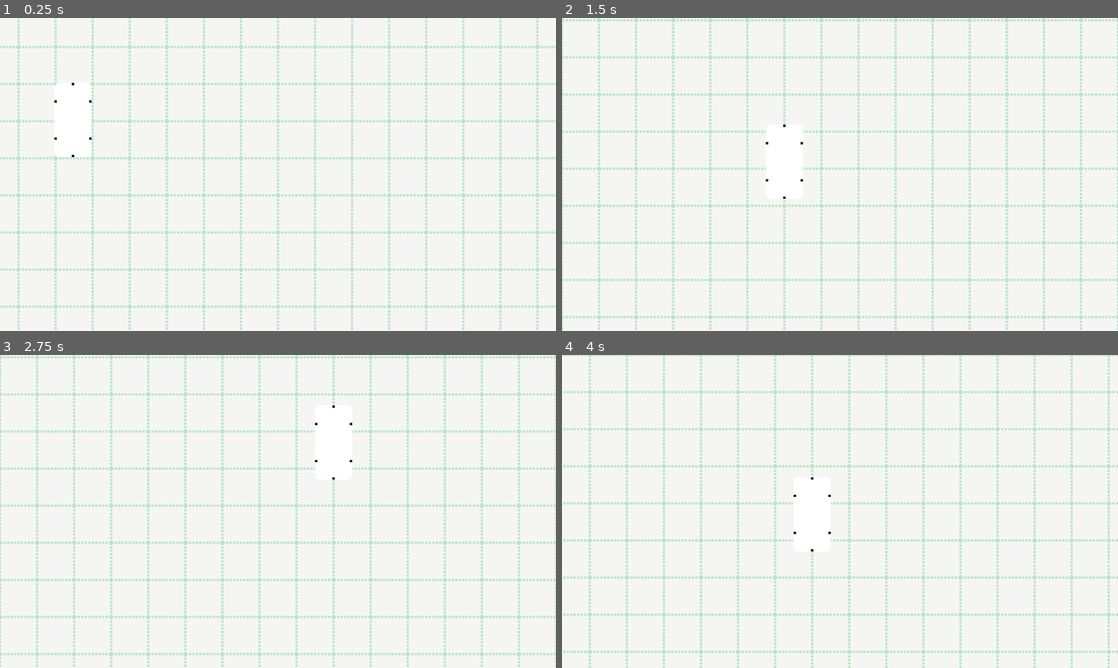
Above: before the commit, frames 1-4 (two rows, left to right).
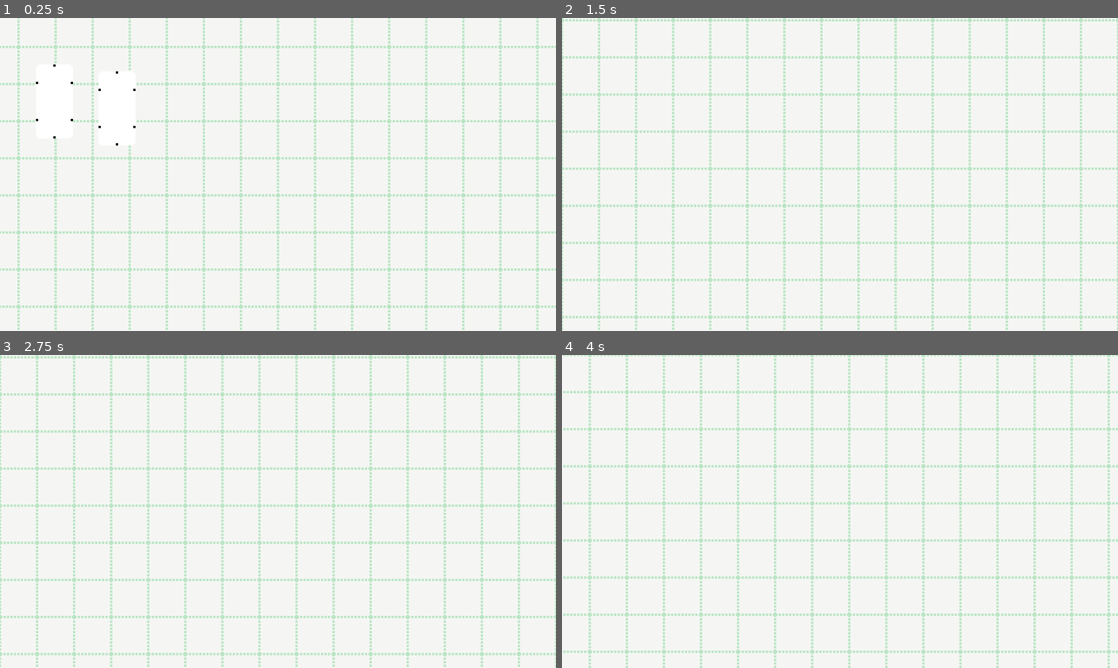
Above: after the commit, the same moments.

Repository: btoosey/Godot-Wild-Jam-77
Game: Godot game, scene res://scenes/main/main.tscn
The game is run twice, just before and just after one commit, with the same random seed, the same clock (stepped at 60 frames per second) and the same inputs.
Inputs (mouse positions are in pixels of both pictures, inside the frame that each line leads up to):
- Up to frame 1 (0.25 s): no input
- Up to frame 2 (1.5 s): tap Enter at 0.5 s; drag from (634, 121) to (895, 105) at 0.52 s; tap Space (camera_drag) at 1.25 s; drag from (728, 190) to (895, 105) at 1.27 s
- Up to frame 3 (2.75 s): tap Enter at 2 s; move the mouse to (333, 442) at 2.02 s; press the mouse at (333, 442) at 2.03 s; right-click (333, 442) at 2.3 s
- Up to frame 4 (4 s): release the mouse at (895, 442) at 2.75 s; tap Space (camera_drag) at 2.75 s; drag from (812, 574) to (673, 464) at 2.77 s; tap Enter at 3.5 s; move the mouse to (1006, 558) at 3.52 s; hold Right mouse button (rotate, bound only after the commit) from 3.53 s (still down); click (1006, 558) at 3.67 s

The runs differ from the first frame. In frame 1, 0.4% of the frame differs, in the area x 6-25%, y 14-45%; in frame 2, 0.2%; in frame 3, 0.2%; in frame 4, 0.2%.

Commit message:
ADD: Track card rotate component

Diff:
--- a/project.godot
+++ b/project.godot
@@ -37,6 +37,11 @@
 "events": [Object(InputEventKey,"resource_local_to_scene":false,"resource_name":"","device":-1,"window_id":0,"alt_press …(191 unchanged characters)…
 ]
 }
+rotate={
+"deadzone": 0.5,
+"events": [Object(InputEventMouseButton,"resource_local_to_scene":false,"resource_name":"","device":-1,"window_id":0,"alt_pressed":false,"shift_pressed":false,"ctrl_pressed":false,"meta_pressed":false,"button_mask":2,"position":Vector2(252, 12),"global_position":Vector2(261, 58),"factor":1.0,"button_index":2,"canceled":false,"pressed":true,"double_click":false,"script":null)
+]
+}
 
 [rendering]
 
--- a/scenes/main/main.tscn
+++ b/scenes/main/main.tscn
@@ -35,3 +35,6 @@
 
 [node name="TrackCard" parent="." instance=ExtResource("4_2t2bp")]
 position = Vector2(287, 191)
+
+[node name="TrackCard2" parent="." instance=ExtResource("4_2t2bp")]
+position = Vector2(341, 197)
--- a/scenes/track_cards/track_card.gd
+++ b/scenes/track_cards/track_card.gd
@@ -6,6 +6,8 @@
 
 @onready var card_skin: Sprite2D = $CardSkin
 
+var dragging := false
+var card_rotation := 0
 
 func set_stats(value: TrackCardStats) -> void:
 	stats = value
@@ -17,3 +19,11 @@
 		await ready
 
 	card_skin.region_rect.position = Vector2(stats.skin_coordinates) * Main.CELL_SIZE
+
+
+func _on_drag_and_drop_drag_started() -> void:
+	dragging = true
+
+
+func _on_drag_and_drop_dropped(starting_position: Vector2) -> void:
+	dragging = false
--- a/scenes/track_cards/track_card.tscn
+++ b/scenes/track_cards/track_card.tscn
@@ -1,9 +1,10 @@
-[gd_scene load_steps=6 format=3 uid="uid://d33hx60uijy1x"]
+[gd_scene load_steps=7 format=3 uid="uid://d33hx60uijy1x"]
 
 [ext_resource type="Script" path="res://scenes/track_cards/track_card.gd" id="1_rdguf"]
 [ext_resource type="Texture2D" uid="uid://cfqi6xmb177dp" path="res://sprites/track_cards/track_cards_atlas.png" id="1_yirfu"]
 [ext_resource type="Resource" uid="uid://cle840njjjoch" path="res://data/track_cards/track_card_01.tres" id="2_35b40"]
 [ext_resource type="Script" path="res://scripts/components/drag_and_drop.gd" id="4_gb8qg"]
+[ext_resource type="Script" path="res://scripts/components/rotate.gd" id="5_10ipc"]
 
 [sub_resource type="RectangleShape2D" id="RectangleShape2D_j0ob0"]
 size = Vector2(30, 62)
@@ -14,15 +15,22 @@
 stats = ExtResource("2_35b40")
 
 [node name="CardSkin" type="Sprite2D" parent="."]
-position = Vector2(16, 32)
+position = Vector2(0, 16)
 texture = ExtResource("1_yirfu")
 region_enabled = true
 region_rect = Rect2(0, 0, 32, 64)
 
 [node name="CollisionShape2D" type="CollisionShape2D" parent="."]
-position = Vector2(16, 32)
+position = Vector2(0, 16)
 shape = SubResource("RectangleShape2D_j0ob0")
 
 [node name="DragAndDrop" type="Node" parent="." node_paths=PackedStringArray("target")]
 script = ExtResource("4_gb8qg")
 target = NodePath("..")
+
+[node name="Rotate" type="Node" parent="." node_paths=PackedStringArray("target")]
+script = ExtResource("5_10ipc")
+target = NodePath("..")
+
+[connection signal="drag_started" from="DragAndDrop" to="." method="_on_drag_and_drop_drag_started"]
+[connection signal="dropped" from="DragAndDrop" to="." method="_on_drag_and_drop_dropped"]
--- a/scripts/components/drag_and_drop.gd
+++ b/scripts/components/drag_and_drop.gd
@@ -19,7 +19,7 @@
 
 func _process(_delta: float) -> void:
 	if dragging and target:
-		target.global_position = target.get_global_mouse_position() + offset
+		target.global_position = target.get_global_mouse_position()
 
 
 func _input(event: InputEvent) -> void:
@@ -39,7 +39,6 @@
 	starting_position = target.global_position
 	target.add_to_group("dragging")
 	target.z_index = 98
-	offset = target.global_position - target.get_global_mouse_position()
 	drag_started.emit()
 	get_viewport().set_input_as_handled()
 
--- /dev/null
+++ b/scripts/components/rotate.gd
@@ -0,0 +1,27 @@
+class_name Rotate
+extends Node
+
+@export var enabled: bool = true
+@export var target: Area2D
+
+
+func _ready() -> void:
+	assert(target, "No target set for Rotate component")
+	target.input_event.connect(_on_target_input_event.unbind(1))
+
+
+func _rotate_card() -> void:
+	target.rotate(deg_to_rad(90))
+
+
+func _on_target_input_event(_vieport: Node, event: InputEvent) -> void:
+	if not enabled:
+		return
+
+	var dragging_object := get_tree().get_first_node_in_group("dragging")
+	if not target.dragging and dragging_object:
+		return
+
+	if event.is_action_pressed("rotate"):
+		get_viewport().set_input_as_handled()
+		_rotate_card()
